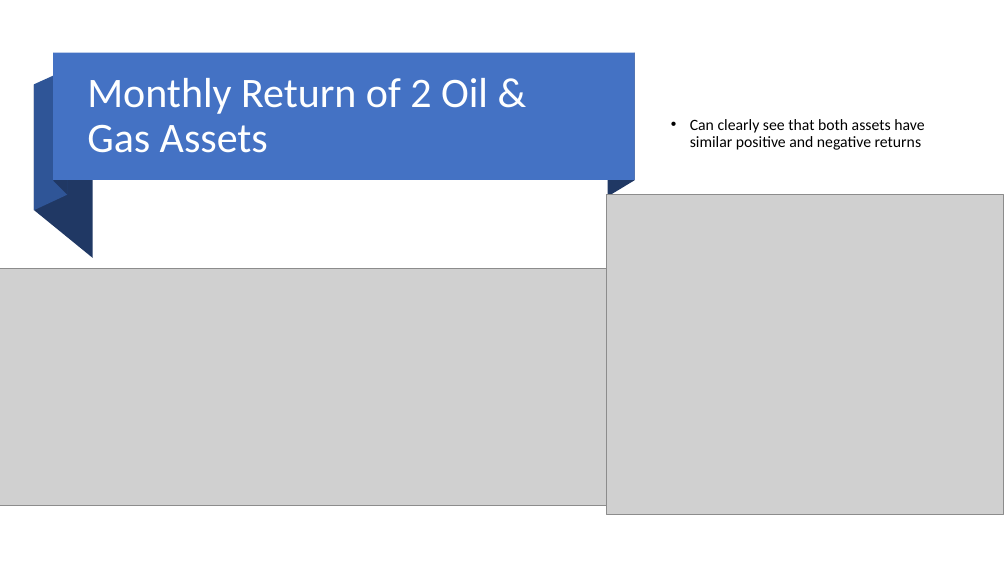
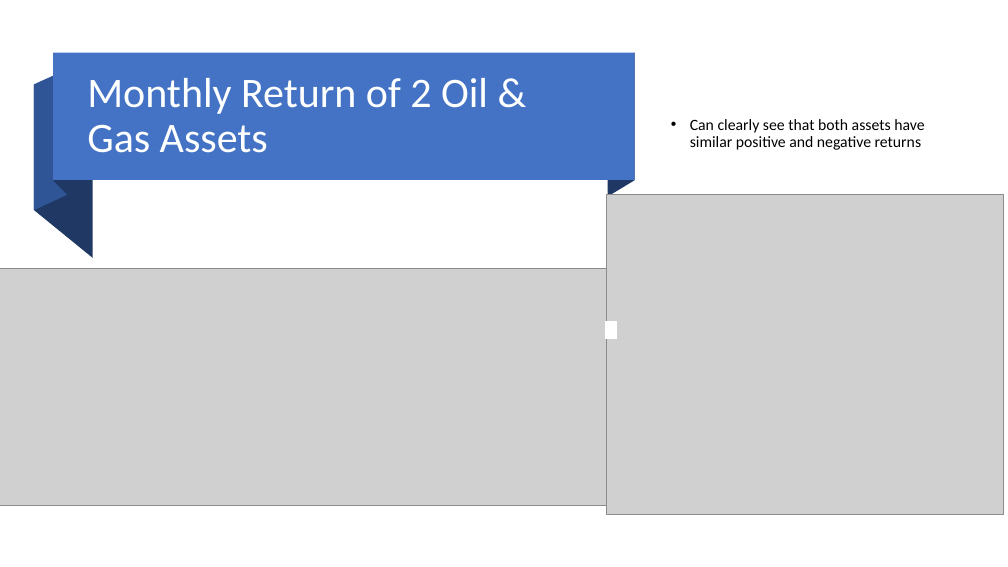
Before and after one commit to claybeaver/Group9_Project1, a slide deck: slide 6 of Final_Presentation.pptx. Drawn at 1008x567 pixels with LibreOffice and Linux fonts; fonts in the diff are those of the drawing; grey boxes stand for pictures. Boxes give left, top, right and bottom in pixels: in the first picture for what was removed or moved away, otherwise in the second. Text is boxed around its words. In the diff, an @@ line names an element or a change of style, - is before the commit and + after.

```diff
--- a/Final_Presentation.pptx
+++ b/Final_Presentation.pptx
@@ rectangle added at bbox=[606, 321, 617, 339], fill #FFFFFF, outline #FFFFFF 1 pt @@
```
Also in this commit, not shown: 4 other slides changed, 5 other files.
